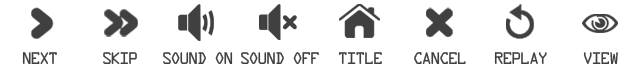
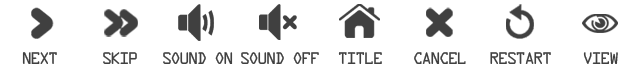
Two versions of the same layered image (640×64). Layer-by-layer changes:
renamed "Replay" to "ReStart", painted on it over [490, 52, 551, 64]
